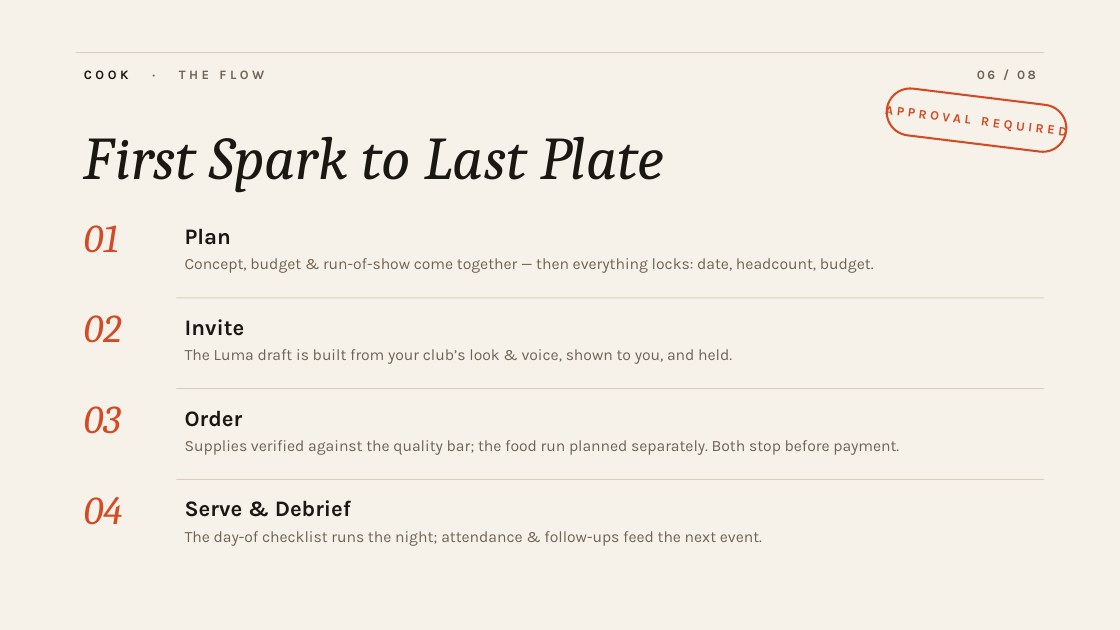
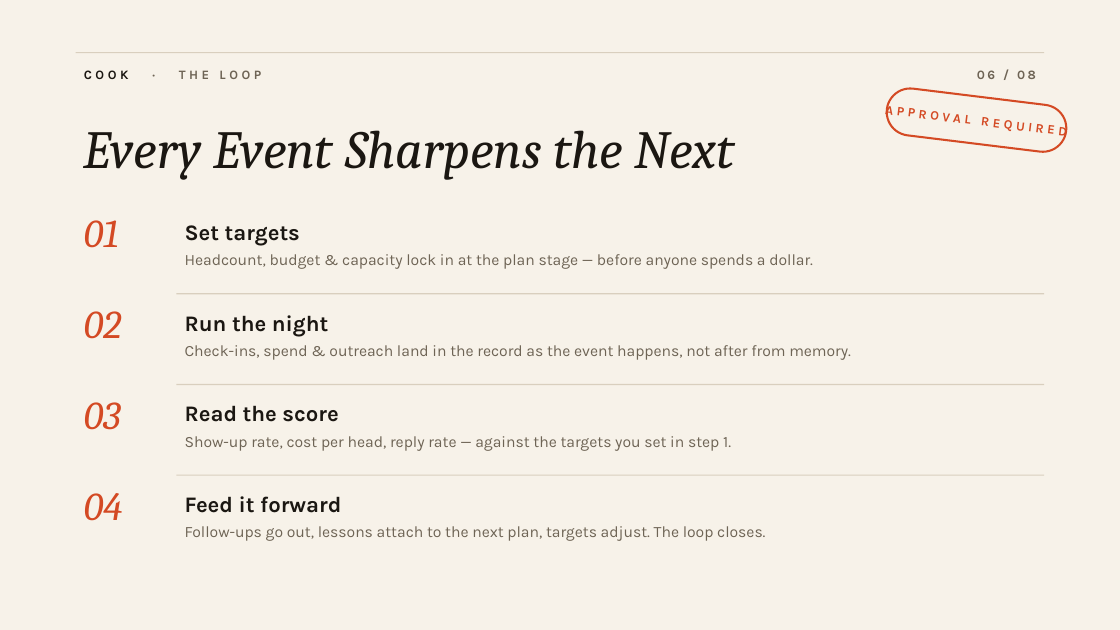
Before and after one commit to idildogaturkmen/COOK, a slide deck: slide 6 of docs/cook-demo.pptx. Drawn at 1120x630 pixels with LibreOffice and Linux fonts; fonts in the diff are those of the drawing. Boxes give left, top, right and bottom in pixels: in the first picture for what was removed or moved away, otherwise in the second. Text is boxed around its words. In the diff, an @@ line names an element or a change of style, - is before the commit and + after.

```diff
--- a/docs/cook-demo.pptx
+++ b/docs/cook-demo.pptx
@@ text at (84,70,261,79): text changed @@
-COOK · THE FLOW
+COOK · THE LOOP
@@ text at (84,130,735,180): text changed; size 52 to 46 pt @@
-First Spark to Last Plate
+Every Event Sharpens the Next
@@ text at (185,225,813,269): text changed @@
-Plan
-Concept, budget & run-of-show come together — then everything locks: date, headcount, budget.
+Set targets
+Headcount, budget & capacity lock in at the plan stage — before anyone spends a dollar.
@@ text at (185,315,851,360): text changed @@
-Invite
-The Luma draft is built from your club’s look & voice, shown to you, and held.
+Run the night
+Check-ins, spend & outreach land in the record as the event happens, not after from memory.
@@ text at (185,405,731,451): text changed @@
-Order
-Supplies verified against the quality bar; the food run planned separately. Both stop before payment.
+Read the score
+Show-up rate, cost per head, reply rate — against the targets you set in step 1.
@@ 4 texts, 3 rectangles: place and size @@
-4 texts, 3 rectangles at (84,225,1044,525)
+4 texts, 3 rectangles at (84,220,1044,521)
@@ text at (185,496,765,541): text changed @@
-Serve & Debrief
-The day-of checklist runs the night; attendance & follow-ups feed the next event.
+Feed it forward
+Follow-ups go out, lessons attach to the next plan, targets adjust. The loop closes.
```
Also in this commit, not shown: 6 other slides changed, 1 slide added, 1 slide removed, 1 other file.
